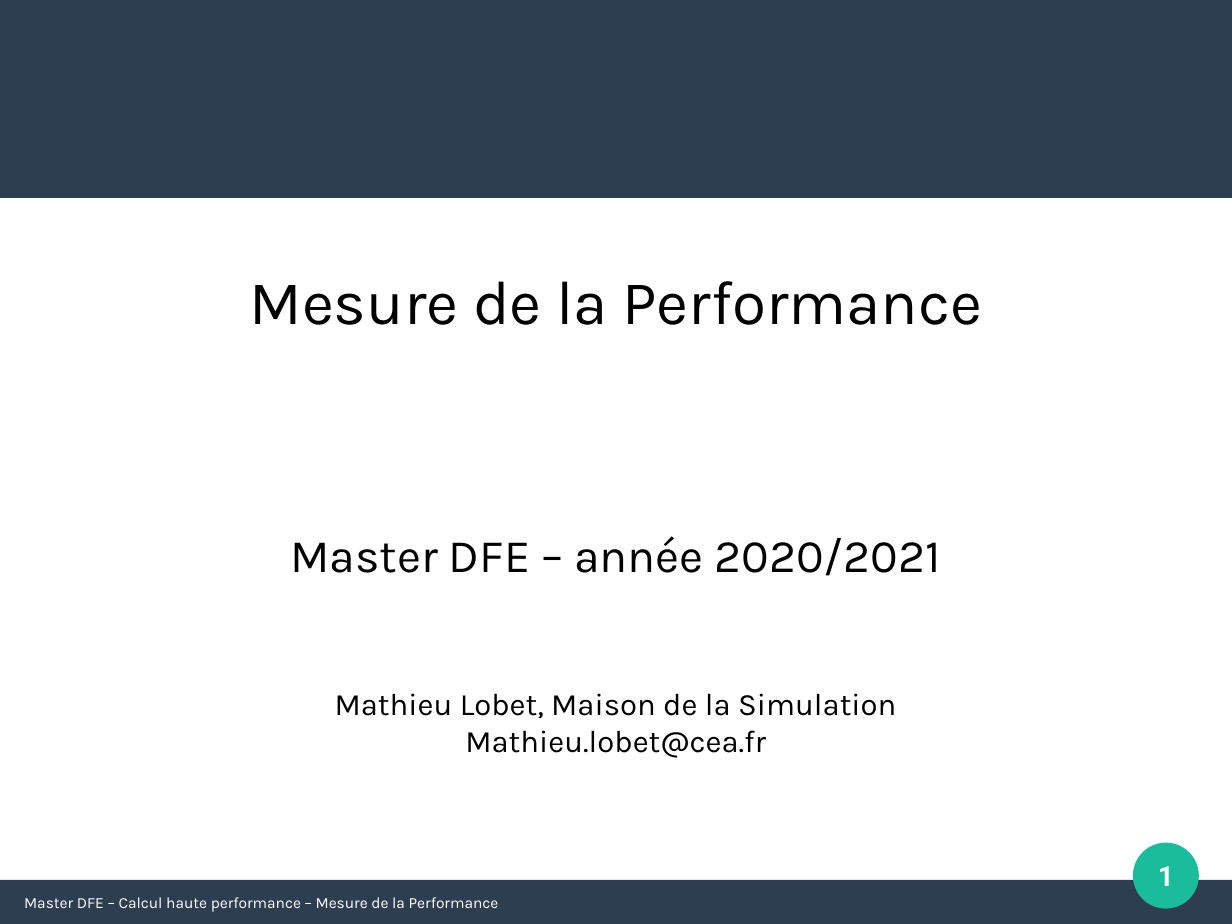
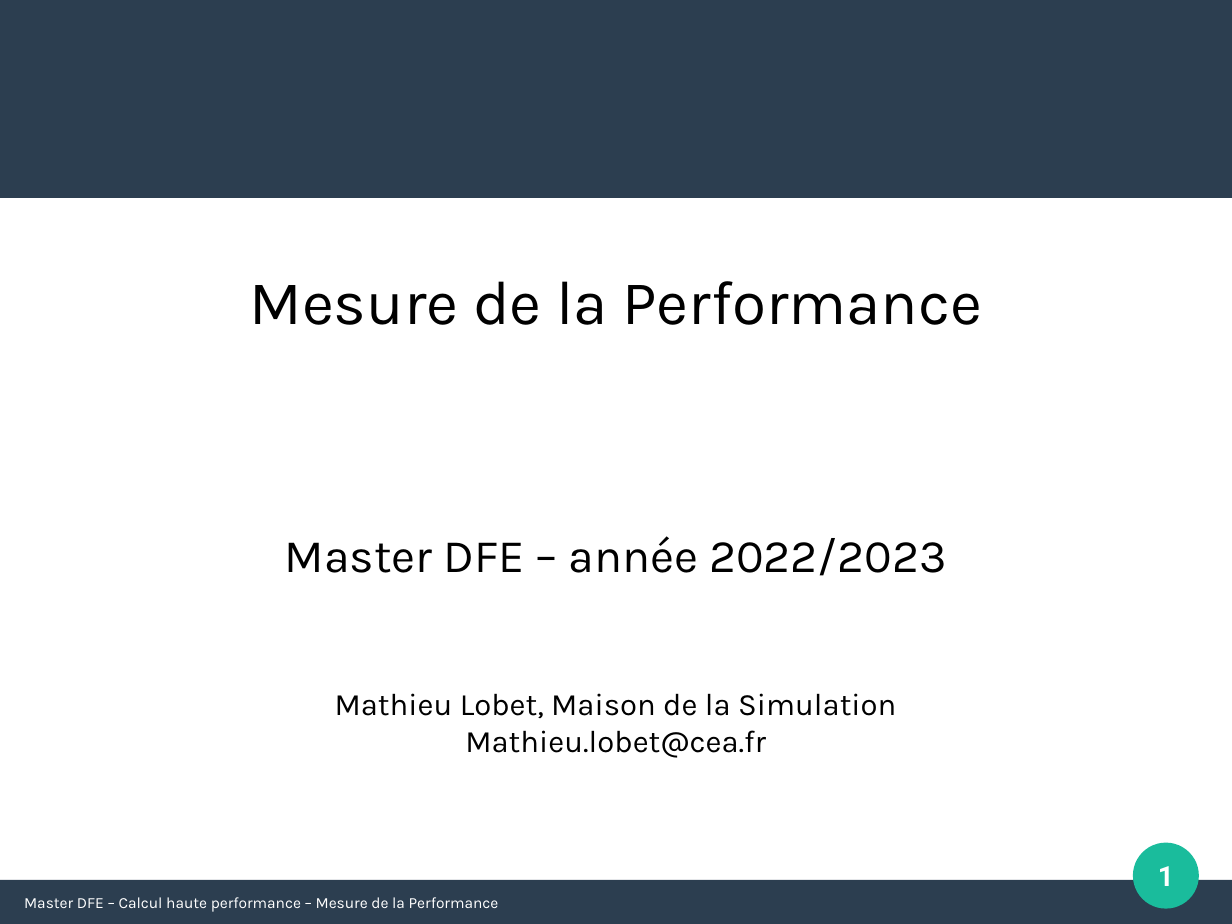
Before and after one commit to Maison-de-la-Simulation/HPC-DFE-Paris-Saclay, a slide deck: slide 1 of support/mesure_performance.pptx. Drawn at 1232x924 pixels with LibreOffice and Linux fonts; fonts in the diff are those of the drawing. Boxes give left, top, right and bottom in pixels: in the first picture for what was removed or moved away, otherwise in the second. Text is boxed around its words. In the diff, an @@ line names an element or a change of style, - is before the commit and + after.

```diff
--- a/support/mesure_performance.pptx
+++ b/support/mesure_performance.pptx
@@ text at (285, 536, 946, 576): text changed @@
-Master DFE – année 2020/2021
+Master DFE – année 2022/2023
```
Also in this commit, not shown: 1 other slide changed, 7 other files.
